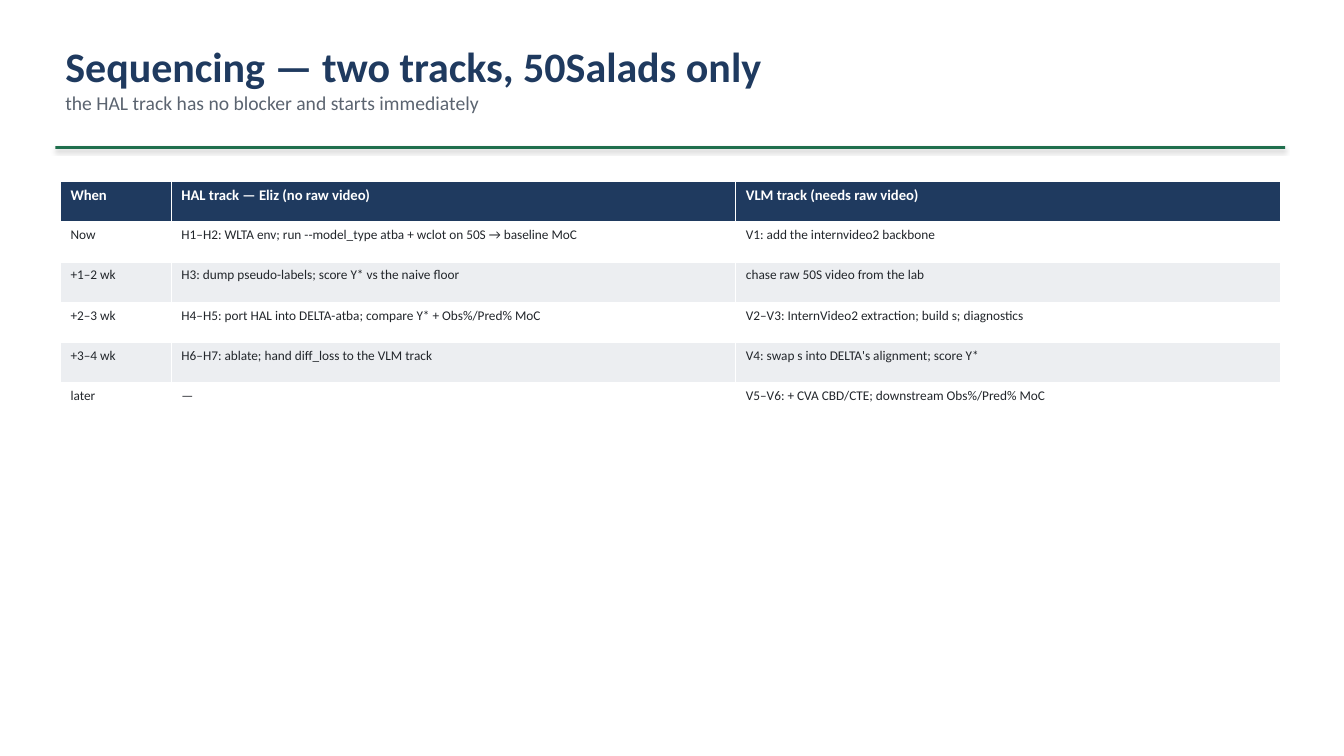
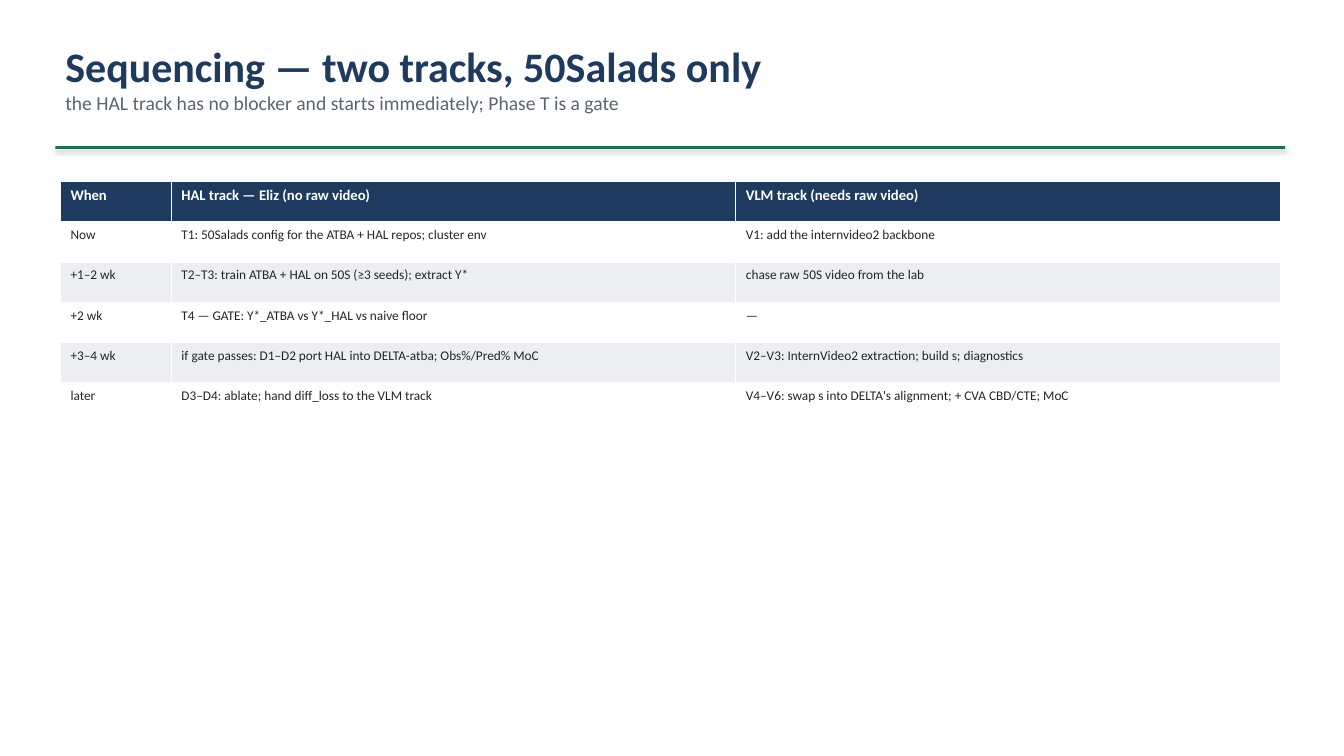
Before and after one commit to epayaslii/DELTA, a slide deck: slide 19 of slides/DELTA_progress_Mariella.pptx. Drawn at 1344x756 pixels with LibreOffice and Linux fonts; fonts in the diff are those of the drawing. Boxes give left, top, right and bottom in pixels: in the first picture for what was removed or moved away, otherwise in the second. Text is boxed around its words. In the diff, an @@ line names an element or a change of style, - is before the commit and + after.

```diff
--- a/slides/DELTA_progress_Mariella.pptx
+++ b/slides/DELTA_progress_Mariella.pptx
@@ text at (65, 96, 618, 114): text changed @@
-the HAL track has no blocker and starts immediately
+the HAL track has no blocker and starts immediately; Phase T is a gate
@@ table at (60, 181, 1280, 423) @@
-row 2, column 2: H1–H2: WLTA env; run --model_type atba + wclot on 50S → baseline MoC
+row 2, column 2: T1: 50Salads config for the ATBA + HAL repos; cluster env
-row 3, column 2: H3: dump pseudo-labels; score Y* vs the naive floor
+row 3, column 2: T2–T3: train ATBA + HAL on 50S (≥3 seeds); extract Y*
-row 4: +2–3 wk | H4–H5: port HAL into DELTA-atba; compare Y* + Obs%/Pred% MoC | V2–V3: InternVideo2 extraction; build s; diagnostics
+row 4: +2 wk | T4 — GATE: Y*_ATBA vs Y*_HAL vs naive floor | —
-row 5, column 2: H6–H7: ablate; hand diff_loss to the VLM track
+row 5, column 2: if gate passes: D1–D2 port HAL into DELTA-atba; Obs%/Pred% MoC
-row 5, column 3: V4: swap s into DELTA's alignment; score Y*
+row 5, column 3: V2–V3: InternVideo2 extraction; build s; diagnostics
-row 6, column 2: —
+row 6, column 2: D3–D4: ablate; hand diff_loss to the VLM track
-row 6, column 3: V5–V6: + CVA CBD/CTE; downstream Obs%/Pred% MoC
+row 6, column 3: V4–V6: swap s into DELTA's alignment; + CVA CBD/CTE; MoC
```
Also in this commit, not shown: 2 other slides changed, 2 other files.
